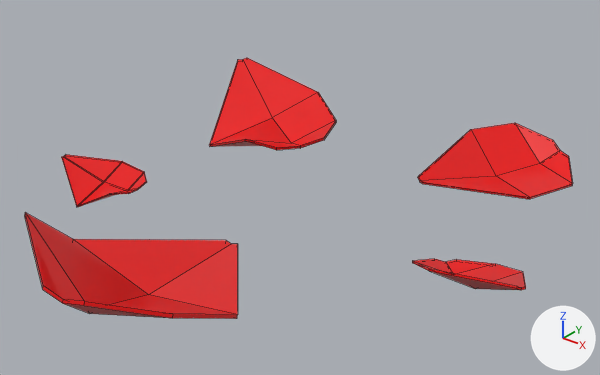
The FBX model Assets/Models/rose_1_small.fbx as it was, and as the next commit left it.
Before and after are seen from a 50 mm camera at (0.0406, -0.0499, 0.0397) aimed at (0.0019, -0.0015, 0.0097). Lighting does not change. The marker at lower right points along +X, +Y and +Z. Mesh edges are drawn as thin lines.

Names of what the first picture shows: 'rose_1_small'.
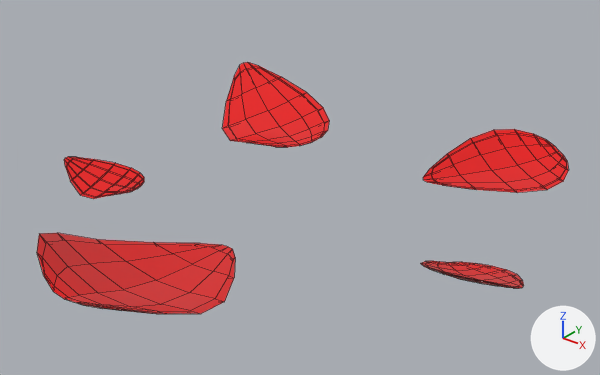
Edits to the scene script, one JSON object a line:
```json
{"block": "me_icosphere_006", "where": "# used by ob_rose_1_small; location = (0.0, 0.0, 0.00616)"}
{"op": "remove", "block": "me_icosphere_006", "code": "me_icosphere_006.from_pydata(...)  # 120 vertices, 110 faces; spans x -0.0211..0.0237, y -0.0261..0.0225, z -0.0005..0.0084"}
{"op": "add", "block": "me_icosphere_006", "code": "me_icosphere_006.from_pydata(...)  # 450 vertices, 440 faces; spans x -0.0206..0.0234, y -0.0259..0.0223, z 0.0006..0.007"}
{"block": "me_icosphere_006", "change": "me_icosphere_006 part 1: the loose piece of 24 vertices spanning x -0.0211..-0.0043, y 0.0049..0.0171, z -0.0005..0.0059 is rebuilt with 90 vertices and now spans x -0.0206..-0.0048, y 0.0056..0.0168, z 0.0012..0.0056"}
{"block": "me_icosphere_006", "change": "me_icosphere_006 part 2: the loose piece of 24 vertices spanning x -0.0053..0.009, y -0.0261..-0.0081, z 0.0003..0.0084 is rebuilt with 90 vertices and now spans x -0.0039..0.0085, y -0.0259..-0.0086, z 0.0006..0.007"}
{"block": "me_icosphere_006", "change": "me_icosphere_006 part 3: the loose piece of 24 vertices spanning x 0.0144..0.0237, y -0.0062..0.0014, z 0.0007..0.0048 is rebuilt with 90 vertices and now spans x 0.0147..0.0234, y -0.0061..0.0008, z 0.0009..0.0045"}
{"block": "me_icosphere_006", "change": "me_icosphere_006 part 4"}
{"block": "me_icosphere_006", "change": "46 vertices are removed from x -0.02..0.0177, y -0.0114..0.0225, z 0.0002..0.0038"}
{"block": "me_icosphere_006", "change": "44 faces are deleted"}
{"block": "me_icosphere_006", "change": "1 vertex moves within x 0.0146, y 0.0218, z 0.0024"}
{"block": "me_icosphere_006", "change": "178 vertices are added at x -0.0197..0.0169, y -0.0107..0.0223, z 0.001..0.0034"}
{"block": "me_icosphere_006", "change": "176 new faces join them"}
```

Where the change shows, as pixel boxes (x1, y1, x2, y2) in the pictures (600 x 375 px):
```json
{"object": "rose_1_small", "change": "reshaped", "before": [25, 58, 573, 319], "after": [37, 62, 568, 314]}
{"part": 1, "of": "me_icosphere_006", "change": "rebuilt", "before": [209, 58, 336, 150], "after": [222, 62, 329, 147], "on screen": "16% narrower, 8% shorter"}
{"part": 2, "of": "me_icosphere_006", "change": "rebuilt", "before": [25, 212, 238, 319], "after": [37, 233, 235, 314], "on screen": "7% narrower, 24% shorter"}
{"part": 3, "of": "me_icosphere_006", "change": "rebuilt", "before": [412, 259, 526, 290], "after": [421, 261, 524, 288], "on screen": "10% narrower, 12% shorter"}
{"part": 4, "of": "me_icosphere_006", "change": "built on", "before": [62, 123, 573, 207], "after": [64, 129, 568, 199]}
```
